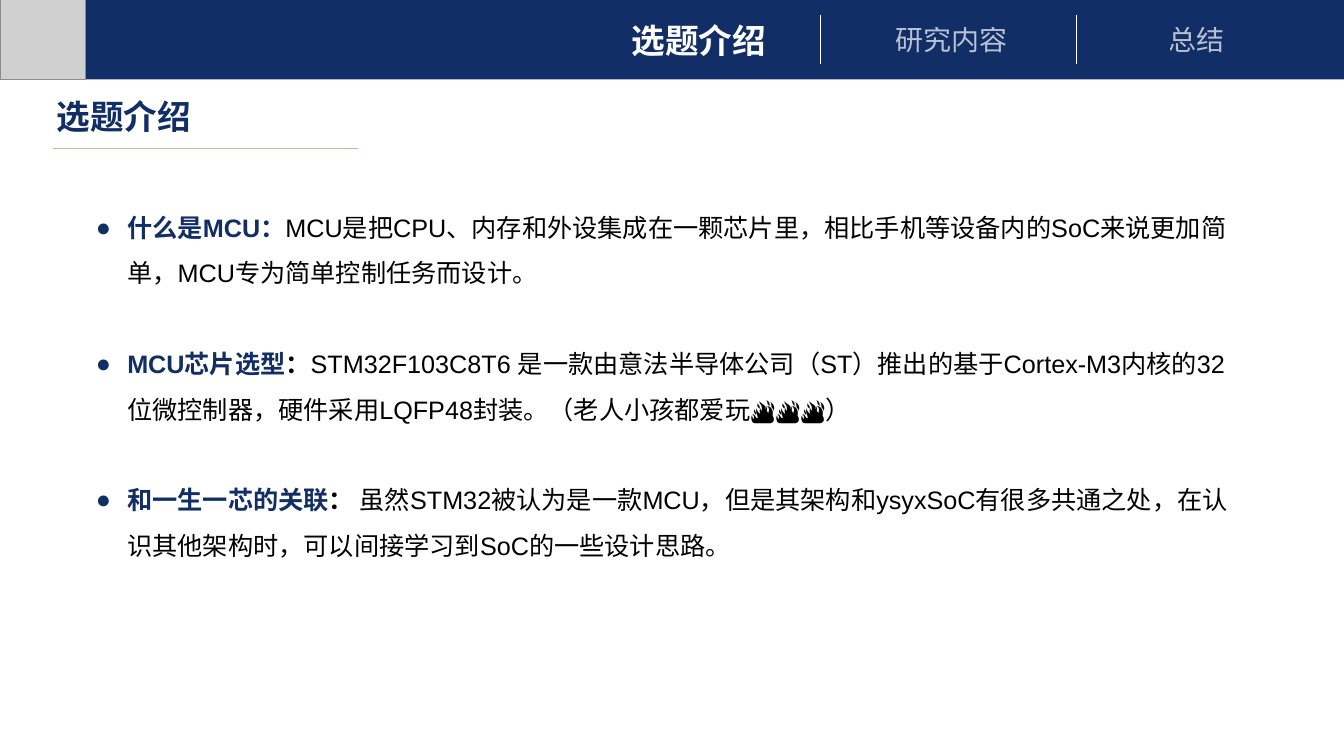
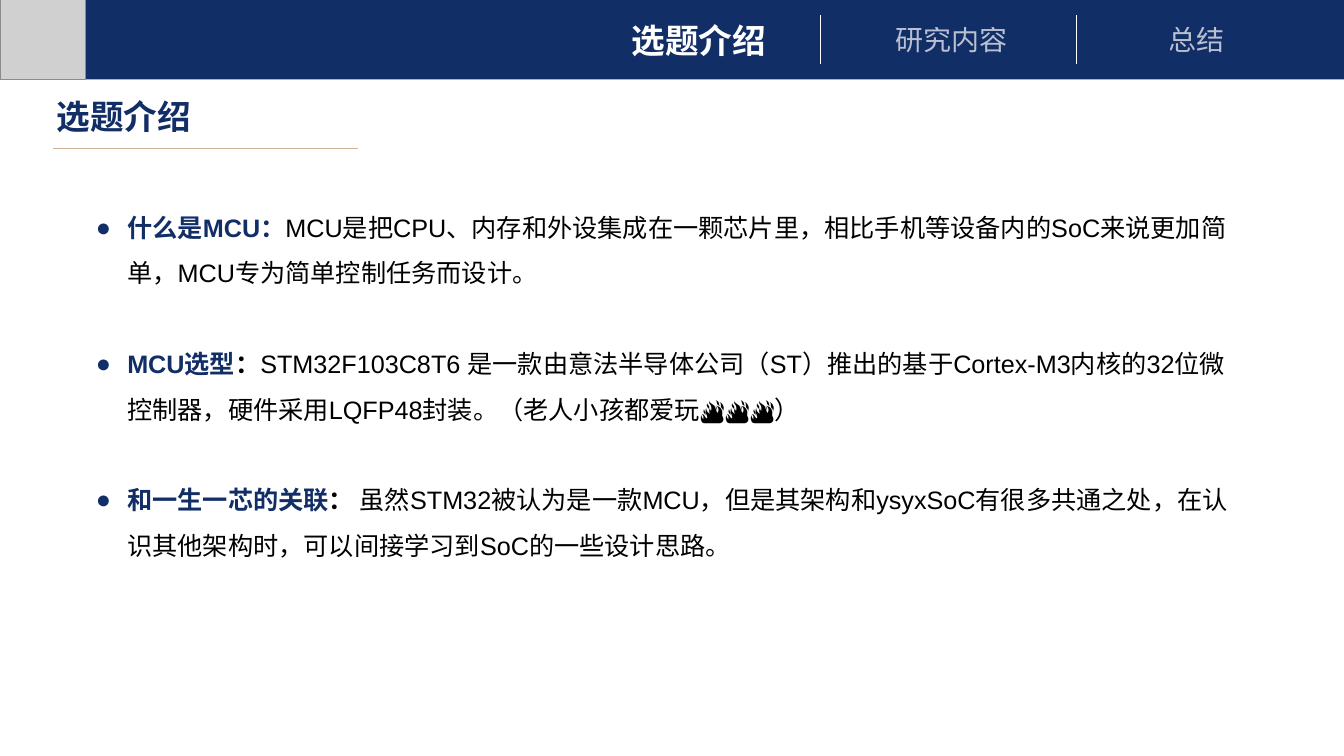
Before and after one commit to FINALxxx/UBL, a slide deck: slide 2 of UBL.pptx. Drawn at 1344x756 pixels with LibreOffice and Linux fonts; fonts in the diff are those of the drawing; grey boxes stand for pictures. Boxes give left, top, right and bottom in pixels: in the first picture for what was removed or moved away, otherwise in the second. Text is boxed around its words. In the diff, an @@ line names an element or a change of style, - is before the commit and + after.

```diff
--- a/UBL.pptx
+++ b/UBL.pptx
@@ text at bbox=[127, 351, 1225, 424]: text changed @@
-● MCU芯片选型：STM32F103C8T6 是一款由意法半导体公司（ST）推出的基于Cortex-M3内核的32位微控制器，硬件采用LQFP48封装。（老人小孩都爱玩🔥🔥🔥）
+● MCU选型：STM32F103C8T6 是一款由意法半导体公司（ST）推出的基于Cortex-M3内核的32位微控制器，硬件采用LQFP48封装。（老人小孩都爱玩🔥🔥🔥）
```
Also in this commit, not shown: 13 other slides changed, 1 slide added.
